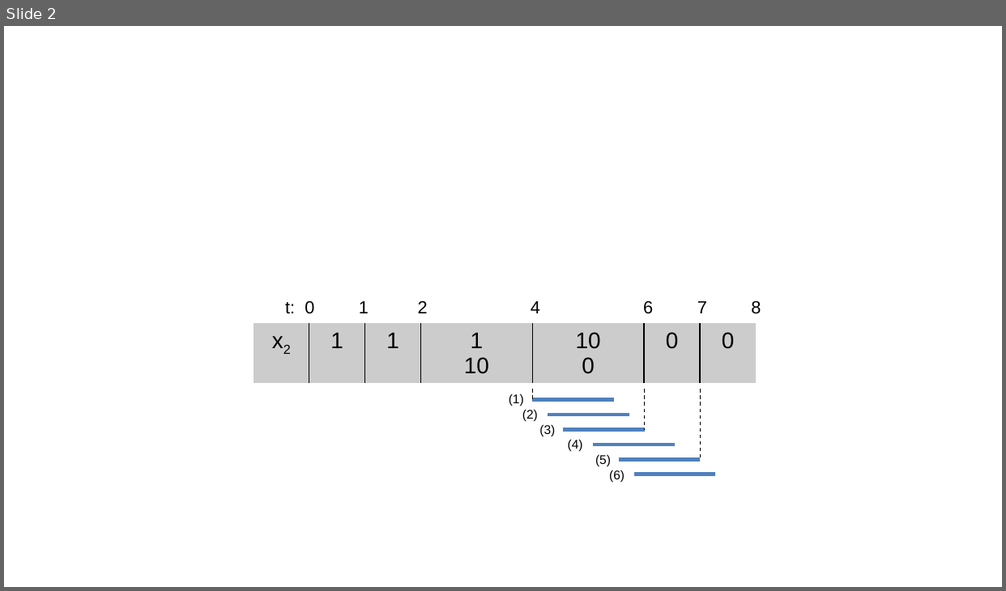
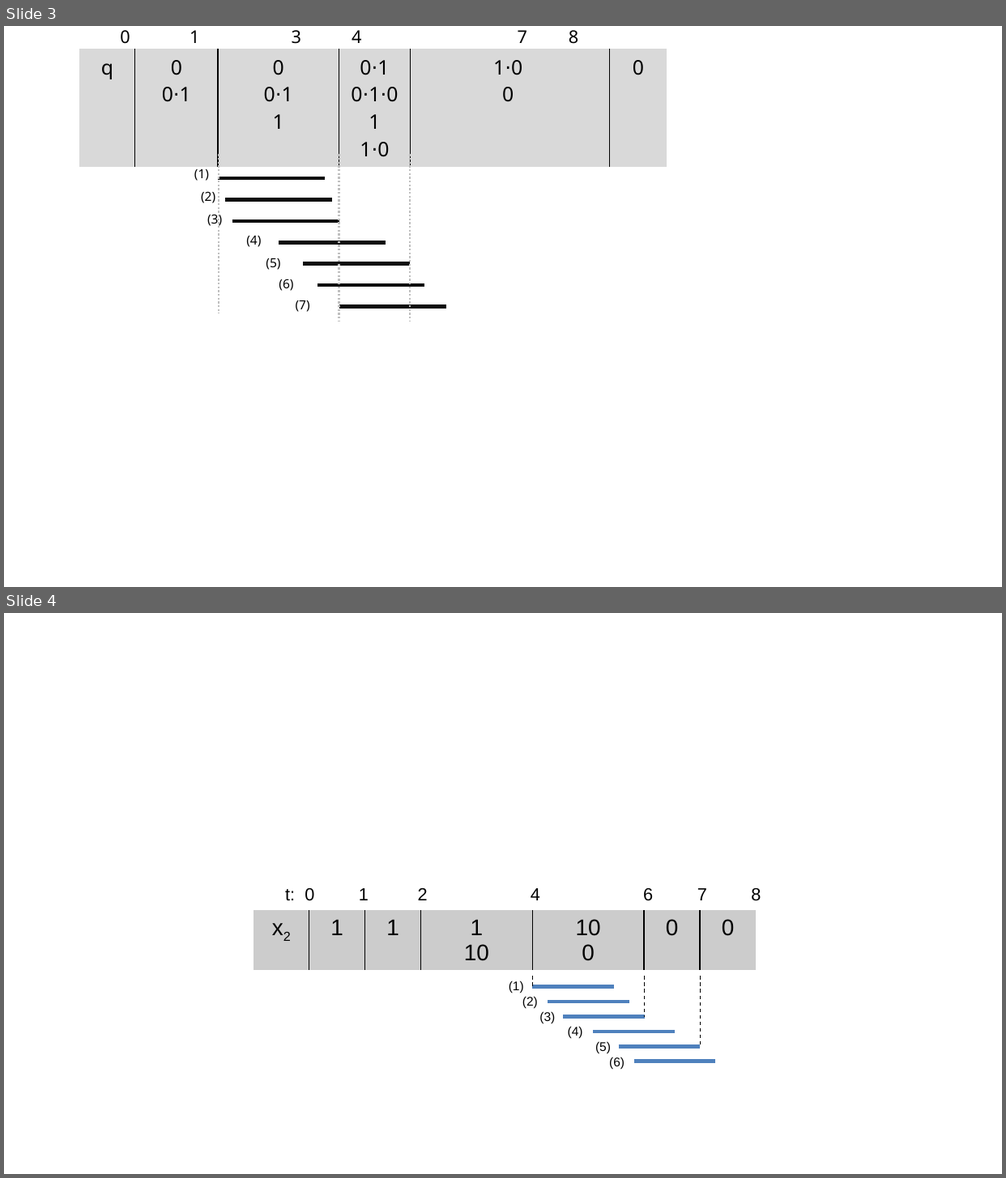
Before and after one commit to egesarac/distributed-monitoring, a slide deck: figures.pptx. Shown one above the other, each under a label of ours: slide 2 before the commit, slides 3 and 4 after it. The pictures are 1006x591 and 1006x1178 pixels, drawn with LibreOffice and Linux fonts; fonts in the diff are those of the drawing. Boxes give left, top, right and bottom in pixels: in the first picture for what was removed or moved away, otherwise in the second. Text is boxed around its words. In the diff, an @@ line names an element or a change of style, - is before the commit and + after.

```diff
--- a/figures.pptx
+++ b/figures.pptx
@@ slide 3 added at box(4, 26, 1002, 587), background #FFFFFF @@
@@ group added at box(79, 30, 667, 321): 10 lines, 2 texts, 1 table @@
+(1)
+(2)
+(3)
+(4)
+(5)
+(6)
+(7)
+q | 0 / 0⋅1 | 0 / 0⋅1 / 1 | 0⋅1 / 0⋅1⋅0 / 1 / 1⋅0 |  | 1⋅0 / 0 |  | 0
+0 1 3 4 7 8
@@ what was slide 2 is now slide 4 @@
```
Also in this commit, not shown: 1 slide changed, 1 other slide added, 8 other files.
